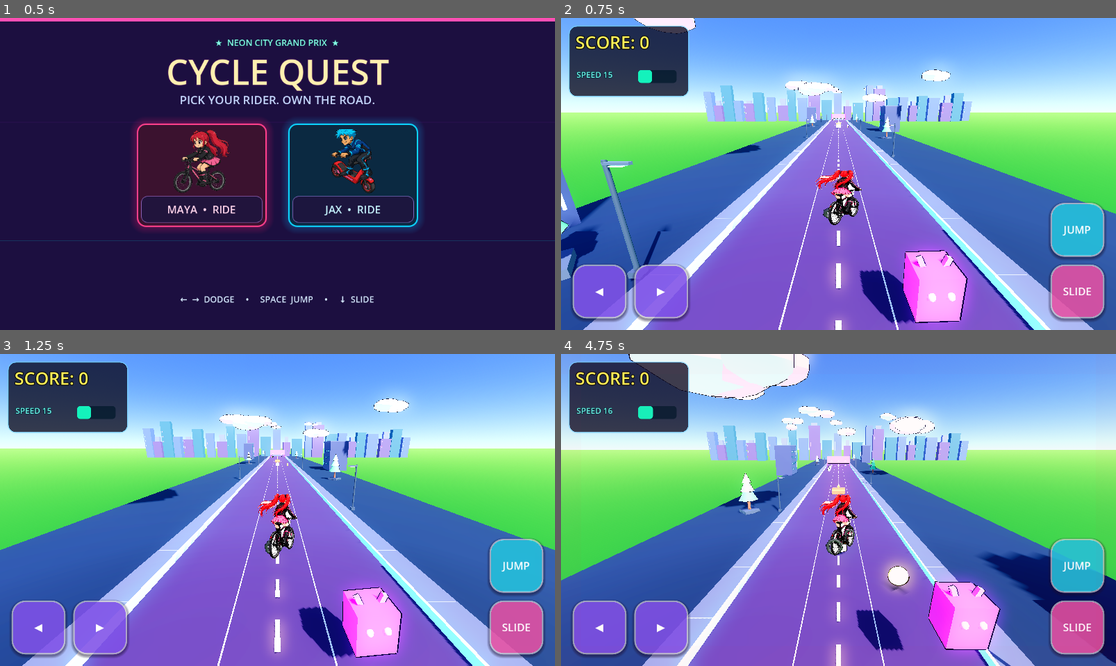
Above: before the commit, frames 1-4 (two rows, left to right).
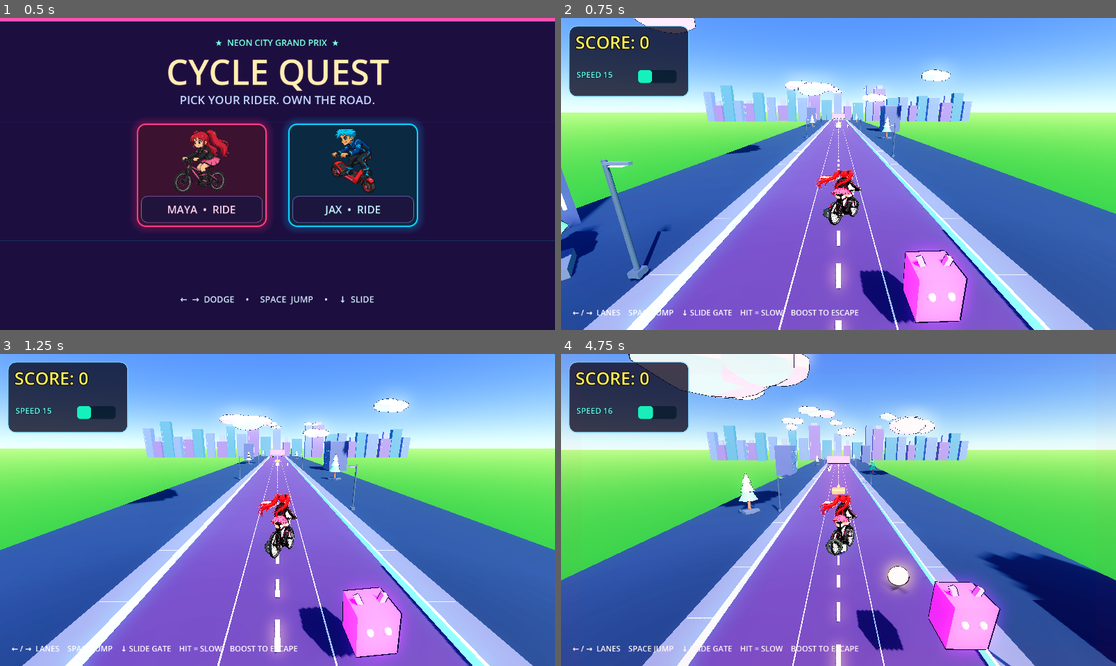
Above: after the commit, the same moments.

Repository: Nouh-jpg/CYCLE-QUEST
Game: Godot game, scene res://scenes/CharacterSelection.tscn
Same seed, same stepped clock (60 frames per second), same inputs: the game is played once before the commit and once after it.
Inputs:
- Up to frame 1 (0.5 s): no input
- Up to frame 2 (0.75 s): click "MAYA • RIDE" at 0.5 s
- Up to frame 3 (1.25 s): no input
- Up to frame 4 (4.75 s): hold D (ui_right) 1.28-2.03 s; tap Space (ui_accept) at 1.52, 2.27, 3.77, 4.52 s; hold S (ui_down) 2.03-2.78 s; hold D (ui_right) 2.78-3.53 s; hold W (ui_up) 3.53-4.28 s; hold A (ui_left) from 4.28 s (still down)

Frame 1 is identical in both runs. In frame 2, 7.2% of the frame differs, in the area x 1-99%, y 59-98%; in frame 3, 7.2%; in frame 4, 7.2%.

Commit message:
Aim this pass at Steam and Play, and mark a boost escape.
Unsigned Windows and Android export stubs ship in the repo; keystores stay ignored. Desktop hides the touch pads so a wishlist shot stays on the chase, and Android still shows them. A single AWAY! popup fires when a boost opens the gap after the chaser has pressed in.

Co-authored-by: Nouh-jpg <Nouh-jpg@users.noreply.github.com>

Diff:
--- a/project.godot
+++ b/project.godot
@@ -73,4 +73,4 @@
 
 [cycle_quest]
 
-always_show_touch_controls=true
+always_show_touch_controls=false
--- a/scripts/Chaser.gd
+++ b/scripts/Chaser.gd
@@ -27,6 +27,8 @@
 var _danger := 0.0 ## 0..1 for UI vignette
 ## Tracks cruise speed, never the boost surge, so the gap can open.
 var _pursuit := 15.0
+## Set once the chaser has pressed in, so a boost escape can flash once.
+var _escape_ready := false
 
 func _ready() -> void:
 	player = get_tree().root.find_child("Player", true, false)
@@ -159,6 +161,12 @@
 	var ui = get_tree().root.find_child("UI", true, false)
 	if ui and ui.has_method("set_danger_level"):
 		ui.set_danger_level(_danger)
+	if gap < PRESS_GAP + 0.45:
+		_escape_ready = true
+	elif _escape_ready and boosting and gap >= START_GAP - 0.2:
+		_escape_ready = false
+		if ui and ui.has_method("popup_points"):
+			ui.popup_points("AWAY!", Color(0.45, 1.0, 0.95))
 	var ga := get_node_or_null("/root/GameAudio")
 	if ga and ga.has_method("set_danger_energy"):
 		ga.set_danger_energy(_danger)
--- a/scripts/TouchControls.gd
+++ b/scripts/TouchControls.gd
@@ -6,7 +6,8 @@
 const GAP := 16.0
 const EDGE := 24.0
 
-## Project setting (bool). Defaults to touch-capable devices only.
+## Project setting (bool). Off for a clean Windows/Steam frame.
+## Android and other touch devices still show the pads.
 const SETTING_ALWAYS_SHOW := "cycle_quest/always_show_touch_controls"
 
 var _active := true
--- a/scripts/UI.gd
+++ b/scripts/UI.gd
@@ -238,7 +238,8 @@
 	var lbl := Label.new()
 	lbl.text = text
 	var ls := LabelSettings.new()
-	ls.font_size = 34 if text.begins_with("CLOSE") or text.begins_with("BOOST") or text.begins_with("SLOW") else 28
+	var shout := text.begins_with("CLOSE") or text.begins_with("BOOST") or text.begins_with("SLOW") or text.begins_with("AWAY")
+	ls.font_size = 34 if shout else 28
 	ls.font_color = color
 	ls.outline_size = 6
 	ls.outline_color = Color(0, 0, 0, 1)
Not shown, added: export_presets.cfg
Not shown, changed: .gitignore
Not shown, changed: DESIGN.md
Not shown, changed: docs/STORE_CHECKLIST.md
